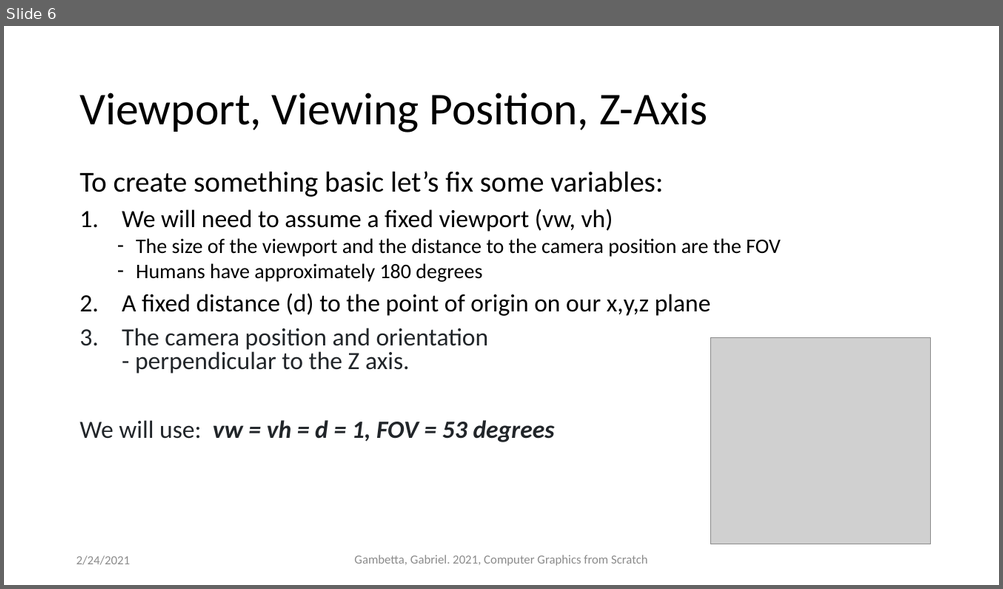
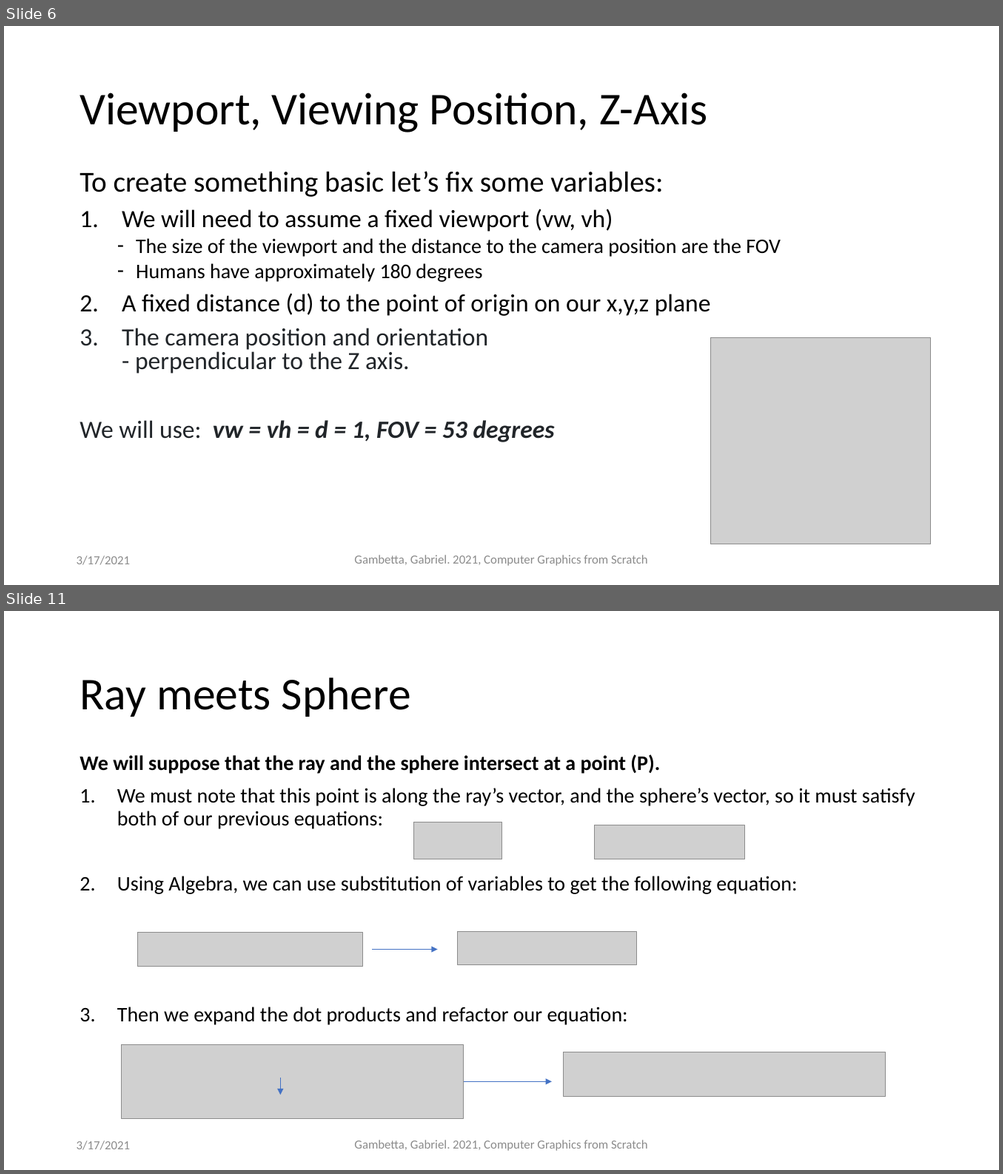
Before and after one commit to ctrachte/JS-Computer-Graphics-Demo, a slide deck: computer-graphics-js-1.pptx. Shown one above the other, each under a label of ours: slide 6 before the commit, slides 6 and 11 after it; the slides between them are not shown. The pictures are 1003x589 and 1003x1174 pixels, drawn with LibreOffice and Linux fonts; fonts in the diff are those of the drawing; grey boxes stand for pictures. Boxes give left, top, right and bottom in pixels: in the first picture for what was removed or moved away, otherwise in the second. Text is boxed around its words. In the diff, an @@ line names an element or a change of style, - is before the commit and + after.

```diff
--- a/computer-graphics-js-1.pptx
+++ b/computer-graphics-js-1.pptx
@@ slide 11 added at bbox=[4, 611, 999, 1170], background #FFFFFF @@
@@ title added at bbox=[79, 678, 411, 717], 44 pt, text #000000 @@
+Ray meets Sphere
@@ text added at bbox=[79, 755, 915, 1025], 20 pt, text #000000 @@
+We will suppose that the ray and the sphere intersect at a point (P).
+1. We must note that this point is along the ray’s vector, and the sphere’s vector, so it must satisfy both of our previous equations:
+2. Using Algebra, we can use substitution of variables to get the following equation:
+3. Then we expand the dot products and refactor our equation:
@@ picture added at bbox=[414, 822, 503, 860] @@
@@ picture added at bbox=[595, 825, 744, 860] @@
@@ picture added at bbox=[137, 933, 362, 967] @@
@@ picture added at bbox=[458, 932, 637, 965] @@
@@ arrow added from (372, 950) to (438, 950), #4472C4 0.5 pt @@
@@ picture added at bbox=[122, 1045, 464, 1119] @@
@@ picture added at bbox=[563, 1053, 885, 1096] @@
@@ arrow added from (280, 1078) to (280, 1095), #4472C4 0.5 pt @@
@@ arrow added from (464, 1082) to (552, 1082), #4472C4 0.5 pt @@
@@ text added at bbox=[77, 1141, 130, 1150], 12 pt, text #8C8C8C @@
+3/17/2021
@@ text added at bbox=[354, 1140, 648, 1151], 12 pt, text #8C8C8C @@
+Gambetta, Gabriel. 2021, Computer Graphics from Scratch
@@ slide 6 changed as well @@
@@ text at bbox=[77, 556, 130, 565]: text changed @@
-2/24/2021
+3/17/2021
```
Also in this commit, not shown: 5 other slides changed, 5 other slides added, 1 other file.
